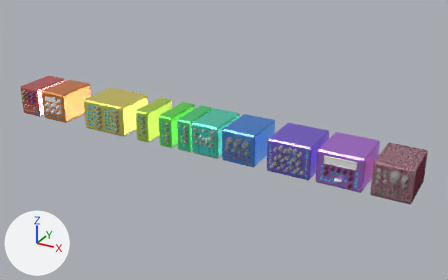
The Blender file Blender/Week 17  Wednesday.blend: old version first, new version second.
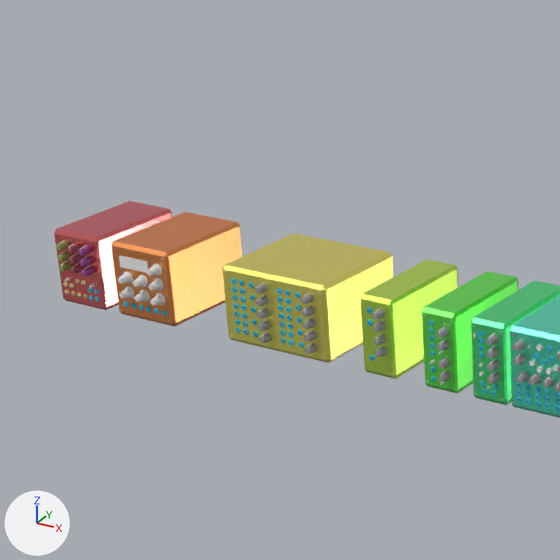
Each version is shown whole from a 50 mm camera at (2.83, -9.27, 6.75) aimed at (-3.08, 1.48, 1.37), then close up on the part from 0% to 47% of the width and 0% to 75% of the height. Arrows for +X, +Y and +Z are at lower left; the lights stay in place. The older version's two pictures come first.

The scene before the commit, as lines of its bpy script (objects in view):
```python
me_mesh_2094 = bpy.data.meshes.new('Mesh.2094')
me_mesh_2094.from_pydata(...)  # 24 vertices, 26 faces; spans x -0.5..0.5, y -0.5..0.5, z -0.5..0.5
me_mesh_2094.materials.append(mat_synth1_005)  # green #d8ff66
me_mesh_2106 = bpy.data.meshes.new('Mesh.2106')
me_mesh_2106.from_pydata(...)  # 24 vertices, 26 faces; spans x -0.5..0.5, y -0.5..0.5, z -0.5..0.5
me_mesh_2106.materials.append(mat_synth1_015)  # orange #ffa562
me_mesh_2111 = bpy.data.meshes.new('Mesh.2111')
me_mesh_2111.from_pydata(...)  # 24 vertices, 26 faces; spans x -0.5..0.5, y -0.5..0.5, z -0.5..0.5
me_mesh_2111.materials.append(mat_synth1_016)  # pink #ff8481
ob_dual_looping_delay_base_004 = bpy.data.objects.new('Dual Looping Delay Base.004', me_mesh_2094)
ob_dual_looping_delay_base_004.location = (-4.791, 1.362, 1.559)
ob_dual_looping_delay_base_004.rotation_euler = (1.571, 0.0, 0.0)  # degrees (90, 0, 0)
ob_dual_looping_delay_base_004.scale = (0.308, 0.7, 1.0)
ob_dual_looping_delay_base_006 = bpy.data.objects.new('Dual Looping Delay Base.006', me_mesh_2106)
ob_dual_looping_delay_base_006.location = (-7.349, 1.362, 1.559)
ob_dual_looping_delay_base_006.rotation_euler = (1.571, 0.0, 0.0)  # degrees (90, 0, 0)
ob_dual_looping_delay_base_006.scale = (0.661, 0.7, 1.0)
ob_dual_looping_delay_base_007 = bpy.data.objects.new('Dual Looping Delay Base.007', me_mesh_2111)
ob_dual_looping_delay_base_007.location = (-8.107, 1.362, 1.559)
ob_dual_looping_delay_base_007.rotation_euler = (1.571, 0.0, 0.0)  # degrees (90, 0, 0)
ob_dual_looping_delay_base_007.scale = (0.525, 0.7, 1.0)
# also in view: 'Dual Looping Delay Base.005' at (-5.86, 1.36, 1.56); 'Dual Looping Delay Base.003' at (-4.18, 1.36, 1.56); 'Dual Looping Delay Base.001' at (-3.21, 1.36, 1.56); 'Dual Looping Delay Base.002' at (-3.72, 1.36, 1.56)
```
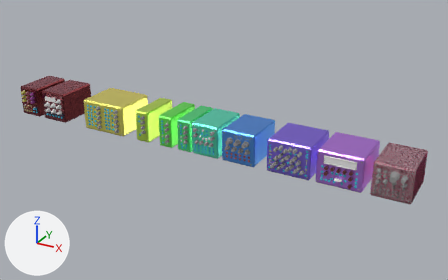
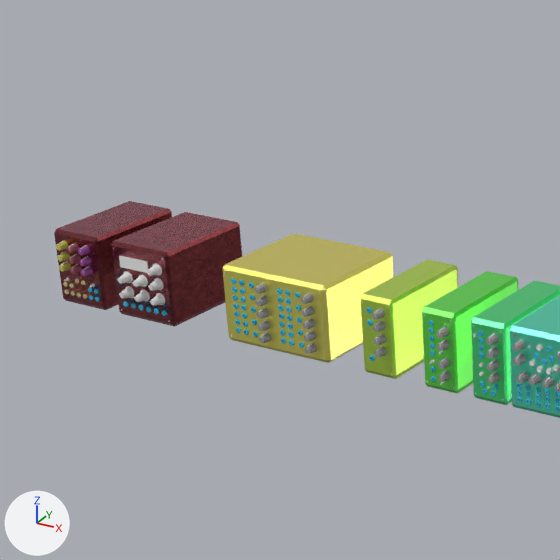
Where the change shows, as pixel boxes [x1, y1, x2, y2] in the close-ups (560 x 560 px):
'Dual Looping Delay Base.006', recoloured (orange to brown)
    both: [111, 212, 242, 327]
'Dual Looping Delay Base.007', recoloured (darker)
    both: [54, 201, 172, 310]

What changed in the scene script:
```text
Add img_lightgold_albedo_normal_png:
    img_lightgold_albedo_normal_png = load_image('lightgold_albedo_normal.png', 'Materials/light-gold-bl/lightgold_albedo_normal.png', 2048, 2048, 'sRGB')
Add mat_red_synth:
    mat_red_synth = bpy.data.materials.new('Red Synth')
    # colours: white #ffefff, dark red #3e1013
    # uses the picture img_lightgold_albedo_normal_png
Change me_mesh_2106:
    where me_mesh_2106.from_pydata(...)  # 24 vertices, 26 faces; spans x -0.5..0.5, y -0.5..0.5, z -0.5..0.5
    remove me_mesh_2106.materials.append(mat_synth1_015)  # orange #ffa562
    add me_mesh_2106.materials.append(mat_red_synth)
Change me_mesh_2111:
    where me_mesh_2111.from_pydata(...)  # 24 vertices, 26 faces; spans x -0.5..0.5, y -0.5..0.5, z -0.5..0.5
    remove me_mesh_2111.materials.append(mat_synth1_016)  # pink #ff8481
    add me_mesh_2111.materials.append(mat_red_synth)
```
